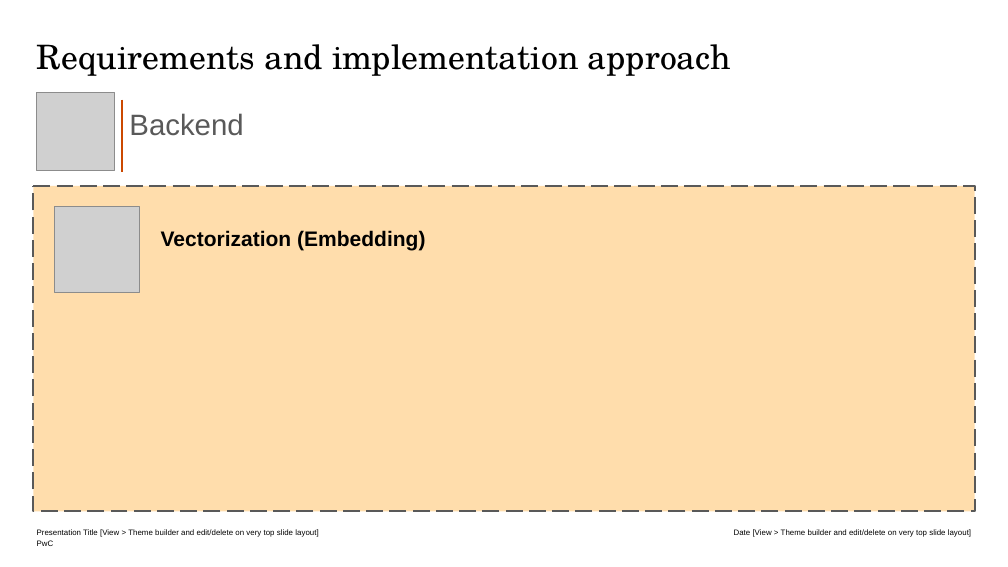
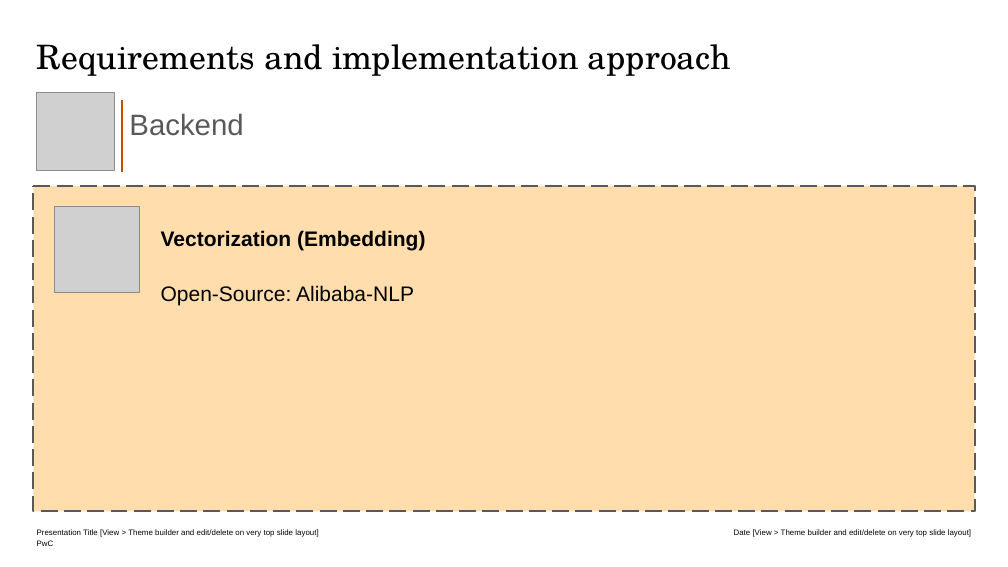
Before and after one commit to NAJLA9920/Emirates-RAG-Eval, a slide deck: slide 11 of Attachment B_Presentation Template.pptx. Drawn at 1008x567 pixels with LibreOffice and Linux fonts; fonts in the diff are those of the drawing; grey boxes stand for pictures. Boxes give left, top, right and bottom in pixels: in the first picture for what was removed or moved away, otherwise in the second. Text is boxed around its words. In the diff, an @@ line names an element or a change of style, - is before the commit and + after.

```diff
--- a/Attachment B_Presentation Template.pptx
+++ b/Attachment B_Presentation Template.pptx
@@ text added at (161,285,414,305), 20 pt, text #000000 @@
+Open-Source: Alibaba-NLP
```
Also in this commit, not shown: 7 other slides changed, 1 slide removed, 8 other files.
